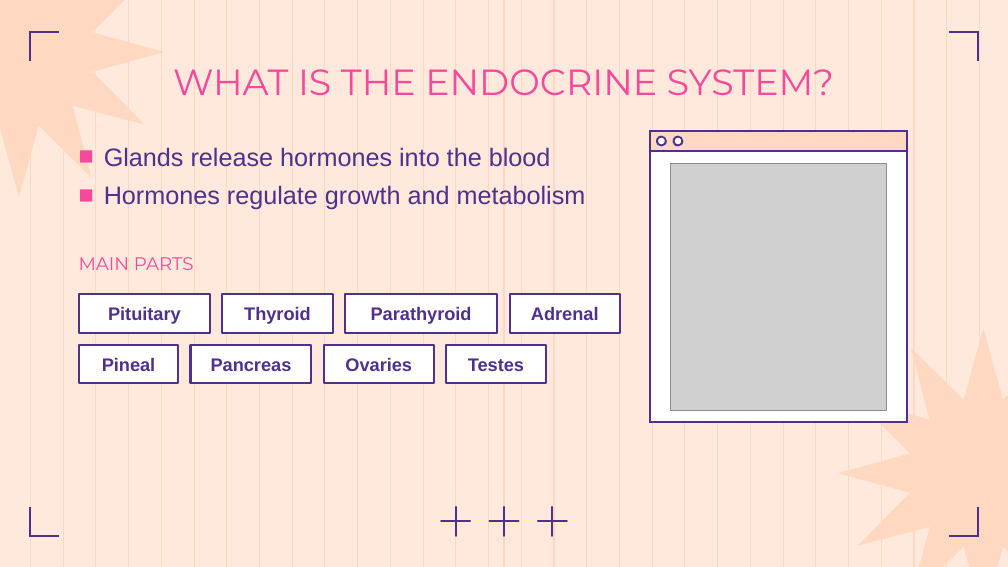
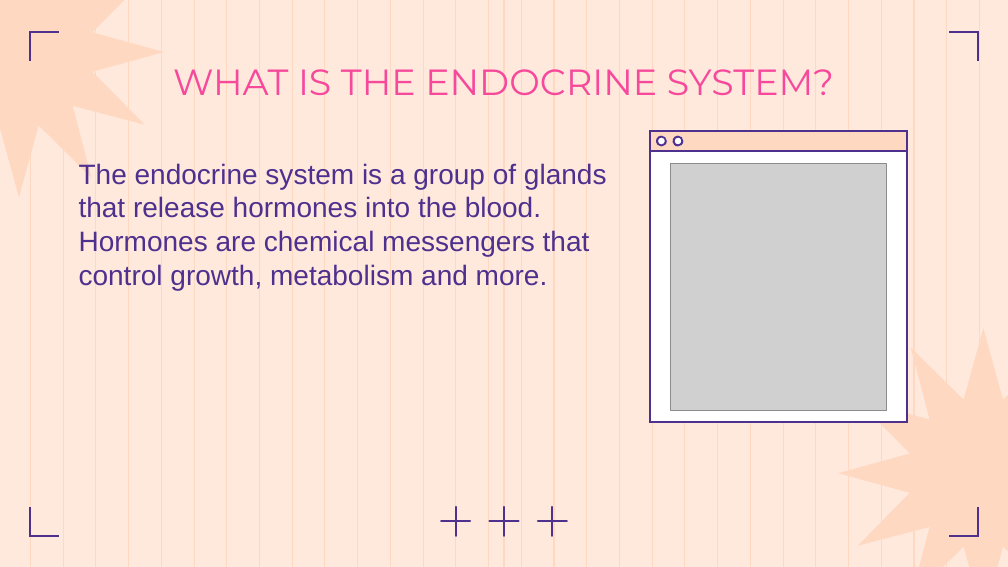
Before and after one commit to Ezkiel2004/Anthropotomy, a slide deck: slide 5 of docs/body-systems/endocrine-system.pptx. Drawn at 1008x567 pixels with LibreOffice and Linux fonts; fonts in the diff are those of the drawing; grey boxes stand for pictures. Boxes give left, top, right and bottom in pixels: in the first picture for what was removed or moved away, otherwise in the second. Text is boxed around its words. In the diff, an @@ line names an element or a change of style, - is before the commit and + after.

```diff
--- a/docs/body-systems/endocrine-system.pptx
+++ b/docs/body-systems/endocrine-system.pptx
@@ text at bbox=[79, 163, 607, 290]: text changed; size 18 to 20 pt @@
-■ Glands release hormones into the blood
-■ Hormones regulate growth and metabolism
+The endocrine system is a group of glands that release hormones into the blood. Hormones are chemical messengers that control growth, metabolism and more.
@@ text removed at bbox=[79, 257, 194, 270] @@
-MAIN PARTS
@@ rectangle removed at bbox=[79, 294, 210, 333] @@
-Pituitary
@@ rectangle removed at bbox=[223, 294, 333, 333] @@
-Thyroid
@@ rectangle removed at bbox=[345, 294, 497, 333] @@
-Parathyroid
@@ rectangle removed at bbox=[509, 294, 619, 333] @@
-Adrenal
@@ rectangle removed at bbox=[79, 345, 178, 383] @@
-Pineal
@@ rectangle removed at bbox=[191, 345, 311, 383] @@
-Pancreas
@@ rectangle removed at bbox=[324, 345, 433, 383] @@
-Ovaries
@@ rectangle removed at bbox=[446, 345, 545, 383] @@
-Testes
```
Also in this commit, not shown: 5 other slides changed, 1 slide added, 10 other files.
